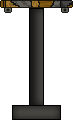
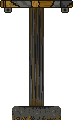
Two versions of the same layered image (w=73, h=120). Layer-by-layer changes:
painted on "Rectángulo 2" over [12, 105, 61, 120]
painted on "Rectángulo 1 copia 2" over [29, 8, 44, 106]
